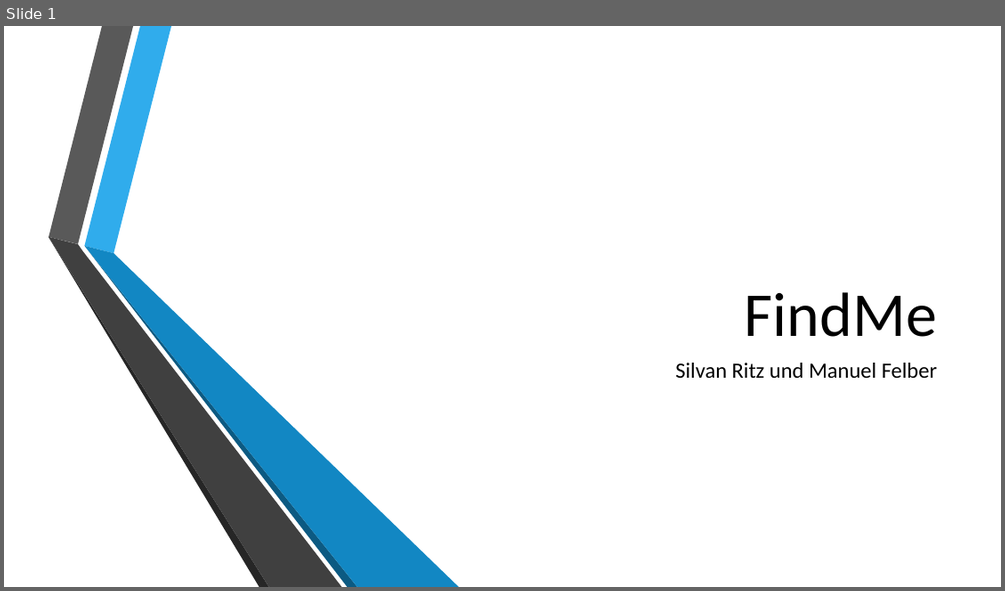
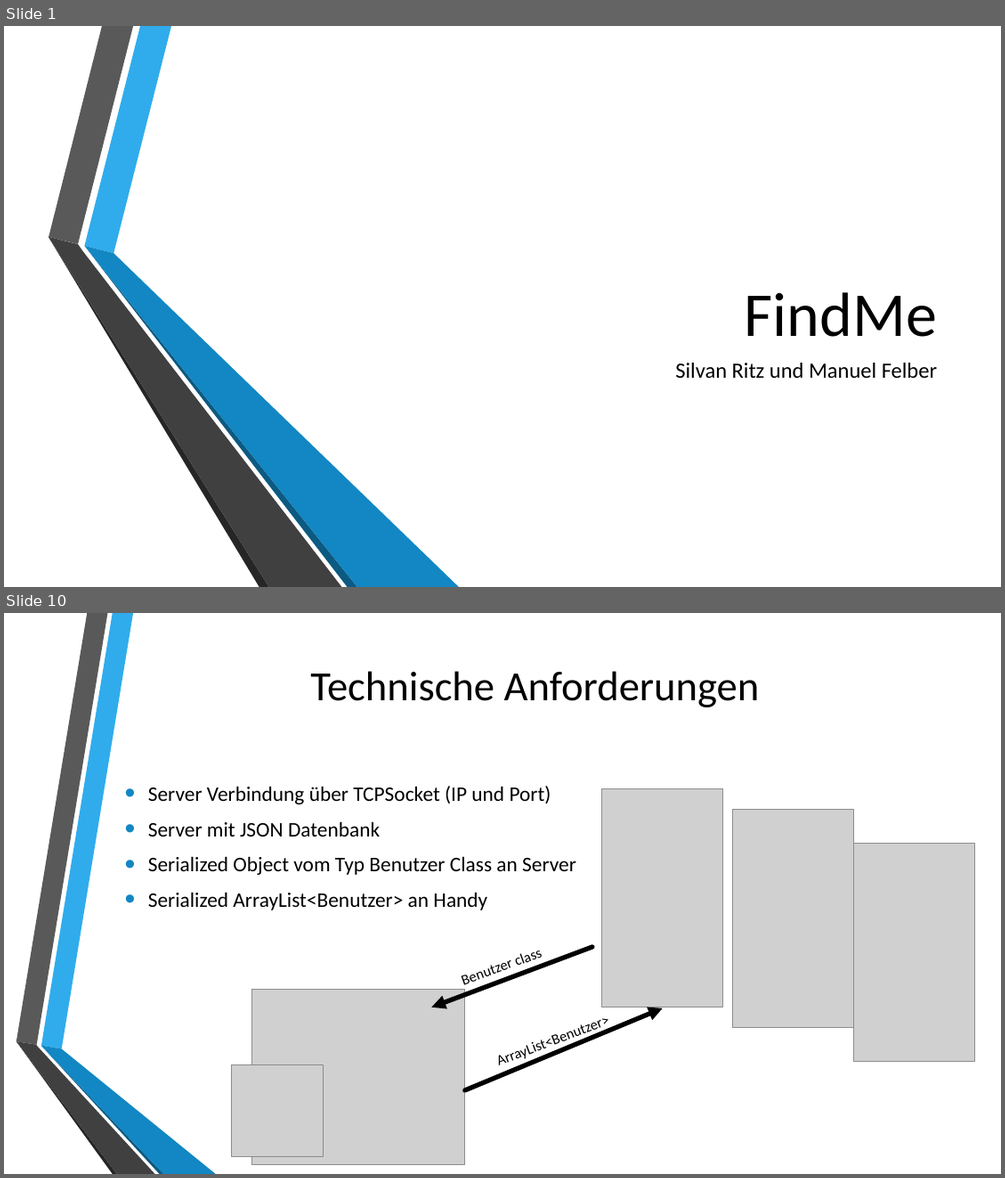
Before and after one commit to 0wncl0ud/MobProPro, a slide deck: FindMe.pptx. Shown one above the other, each under a label of ours: slide 1 before the commit, slides 1 and 10 after it; the slides between them are not shown. The pictures are 1005x591 and 1005x1178 pixels, drawn with LibreOffice and Linux fonts; fonts in the diff are those of the drawing; grey boxes stand for pictures; background and template pictures are left out. Boxes give left, top, right and bottom in pixels: in the first picture for what was removed or moved away, otherwise in the second. Text is boxed around its words. In the diff, an @@ line names an element or a change of style, - is before the commit and + after.

```diff
--- a/FindMe.pptx
+++ b/FindMe.pptx
@@ slide 10 added at (4,613,1001,1174), background picture (left out) @@
@@ title added at (310,671,760,707), 40 pt, text #000000 @@
+Technische Anforderungen
@@ text added at (148,786,576,910), 20 pt, text #000000 @@
+• Server Verbindung über TCPSocket (IP und Port)
+• Server mit JSON Datenbank
+• Serialized Object vom Typ Benutzer Class an Server
+• Serialized ArrayList<Benutzer> an Handy
@@ picture added at (602,788,723,1007) @@
@@ picture added at (733,809,854,1027) @@
@@ picture added at (853,844,975,1062) @@
@@ text added at (369,856,492,871), 14 pt, text #000000 @@
+Benutzer class
@@ text added at (233,892,403,910), 14 pt, text #000000 @@
+ArrayList<Benutzer>
@@ arrow added from (592, 947) to (432, 1007), #000000 4.5 pt @@
@@ picture added at (252,989,465,1165) @@
@@ arrow added from (465, 1090) to (663, 1008), #000000 4.5 pt @@
@@ group added at (16,613,216,1174): 6 freeform shapes @@
@@ picture added at (231,1064,324,1157) @@
```
Also in this commit, not shown: 2 slides changed, 7 other slides added, 6 other files.
